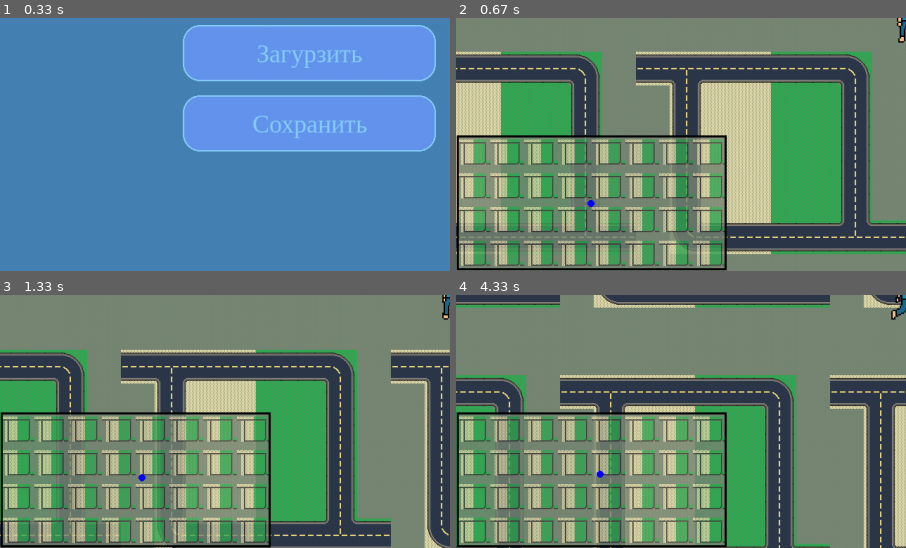
Above: before the commit, frames 1-4 (two rows, left to right).
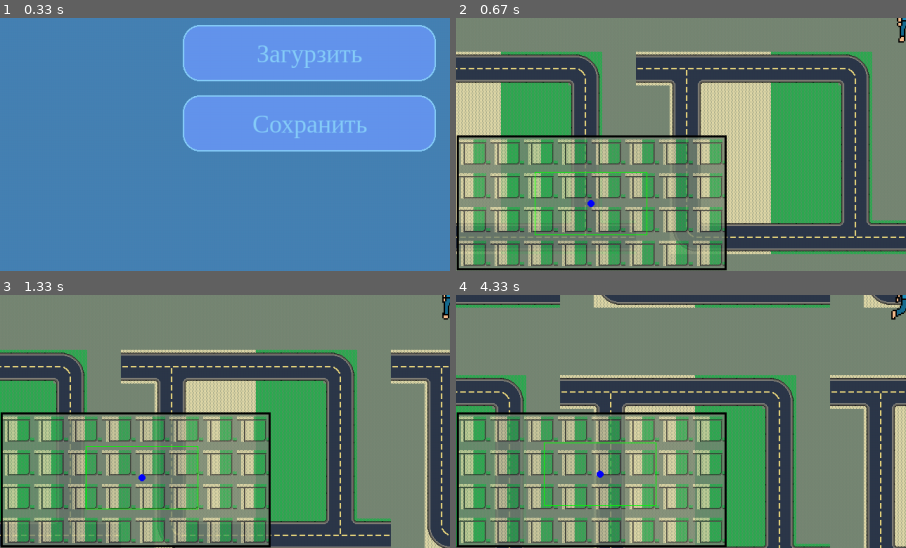
Above: after the commit, the same moments.

Repository: Sergey74ua/ChildrenTraining
Game: pygame game, started from Python/RATORI/RATORI.py
Same seed, same stepped clock (60 frames per second), same inputs: the game is played once before the commit and once after it.
Inputs (mouse positions are % of the whole screen's width and height, from its top left):
- Up to frame 1 (0.33 s): no input
- Up to frame 2 (0.67 s): press the mouse at (34, 29) at 0.37 s; move the mouse to (44, 54) at 0.47 s; release the mouse at (53, 79) at 0.6 s
- Up to frame 3 (1.33 s): hold Right 0.67-1.13 s; move the mouse to (42, 46) at 0.7 s; hold Up from 1.17 s (still down)
- Up to frame 4 (4.33 s): release Up at 1.47 s; hold Right 1.5-1.97 s; hold Left 2-2.53 s; hold Down 2.57-2.87 s; hold Left 2.9-3.3 s; hold Up 3.33-3.7 s; hold Right from 3.73 s (still down)
The pictures show only the part of the screen within x 0-50%, y 50-100%; the shares and areas given below are measured in that part.

Frame 1 is identical in both runs. In frame 2, 0.4% of the frame differs, in the area x 17-43%, y 60-86%; in frame 3, 0.5%, in the area x 18-45%, y 59-85%; in frame 4, 0.5%.

Commit message:
vision for minimap

Diff:
--- a/Python/RATORI/modules/Game.py
+++ b/Python/RATORI/modules/Game.py
@@ -57,7 +57,7 @@
         """
         self.ground.update(self.size, self.turn, self.speed)
         self.hero.update(self.turn, self.speed)
-        self.interface.update((self.ground.tile_x, self.ground.tile_y), self.size)
+        self.interface.update((self.ground.point_x, self.ground.point_y), self.size)
 
     def draw(self, g):
         """ Отрисовка игры """
--- a/Python/RATORI/modules/ground/Ground.py
+++ b/Python/RATORI/modules/ground/Ground.py
@@ -8,13 +8,13 @@
     def __init__(self, size):
         """ Карта """
         self.size = size
-        self.surface = pg.Surface(self.size)
+        self.surface = pg.Surface(self.size)  # КАЖЕТСЯ ЛИЧШНИЕ SURFACE
         self.rect = self.surface.get_rect()
         self.terrain = Terrain()
         self.rate = self.terrain.rate
         self.max_x = len(self.terrain.map[0]) * self.rate
         self.max_y = len(self.terrain.map) * self.rate
-        self.tile_x, self.tile_y = self.terrain.start_point
+        self.point_x, self.point_y = self.terrain.start_point
 
     def update(self, size, turn, speed):
         """ Обновление позиции на карте """
@@ -22,59 +22,65 @@
         # Перерасчитываем центр
         if self.size != size:
             self.size = size
+            self.surface = pg.Surface(self.size)
+            self.rect = self.surface.get_rect()
 
         # Прокрутка карты
         scroll = round(speed/(100/(6-1)))+1  # ДОРАБОТАТЬ
         if turn == 'right_down':
-            self.tile_x += scroll
-            self.tile_y += scroll
+            self.point_x += scroll
+            self.point_y += scroll
         elif turn == 'left_down':
-            self.tile_x -= scroll
-            self.tile_y += scroll
+            self.point_x -= scroll
+            self.point_y += scroll
         elif turn == 'left_up':
-            self.tile_x -= scroll
-            self.tile_y -= scroll
+            self.point_x -= scroll
+            self.point_y -= scroll
         elif turn == 'right_up':
-            self.tile_x += scroll
-            self.tile_y -= scroll
+            self.point_x += scroll
+            self.point_y -= scroll
         elif turn == 'right':
-            self.tile_x += scroll
+            self.point_x += scroll
         elif turn == 'down':
-            self.tile_y += scroll
+            self.point_y += scroll
         elif turn == 'left':
-            self.tile_x -= scroll
+            self.point_x -= scroll
         elif turn == 'up':
-            self.tile_y -= scroll
-        self.select()
+            self.point_y -= scroll
 
         # Ограничение краями карты
-        if self.tile_x < self.size[0] // 2 + scroll:
-            self.tile_x = self.size[0] // 2 + scroll
-        if self.tile_x >= self.max_x - self.size[0] // 2 - scroll - 1:
-            self.tile_x = self.max_x - self.size[0] // 2 - scroll - 1
-        if self.tile_y < self.size[1] // 2 + scroll:
-            self.tile_y = self.size[1] // 2 + scroll
-        if self.tile_y >= self.max_y - self.size[1] // 2 - scroll - 1:
-            self.tile_y = self.max_y - self.size[1] // 2 - scroll - 1
+        if self.point_x < self.size[0] // 2 + scroll:
+            self.point_x = self.size[0] // 2 + scroll
+        if self.point_x >= self.max_x - self.size[0] // 2 - scroll - 1:
+            self.point_x = self.max_x - self.size[0] // 2 - scroll - 1
+        if self.point_y < self.size[1] // 2 + scroll:
+            self.point_y = self.size[1] // 2 + scroll
+        if self.point_y >= self.max_y - self.size[1] // 2 - scroll - 1:
+            self.point_y = self.max_y - self.size[1] // 2 - scroll - 1
+
+        self.select()
 
     def draw(self, g):
         """ Отрисовка карты """
-        g.fill('Grey')  # Фон для выхода за предел карты
+        g.fill('Grey')
         g.blit(self.surface, self.rect)
 
-    def select(self):
+    def select(self):  # ОШИБКА за краями карты при расширении экрана
         """ Отрисовка фрейма """
-        x_left = self.tile_x - self.size[0] // 2
+        rate = self.rate
+
+        # Определяем границы окна
+        x_left = self.point_x - self.size[0] // 2
         x_right = x_left + self.size[0]
-        y_top = self.tile_y - self.size[1] // 2
+        y_top = self.point_y - self.size[1] // 2
         y_bottom = y_top + self.size[1]
 
         # Заполняем окно тайлами (желательно обрезать крайние тайлы)
-        for y in range(y_top//self.rate, y_bottom//self.rate+1):
-            for x in range(x_left//self.rate, x_right//self.rate+1):
-                key = self.terrain.map[y][x]  # ОШИБКА за краями карты при расширении экрана
+        for y in range(y_top//rate, y_bottom//rate + 1):
+            for x in range(x_left//rate, x_right//rate + 1):
+                key = self.terrain.map[y][x]
                 tile = self.terrain.tile_atlas[key]
-                self.surface.blit(tile, (x*self.rate-x_left, y*self.rate-y_top, self.rate, self.rate))
+                self.surface.blit(tile, (x * rate - x_left, y * rate - y_top, rate, rate))
                 """
                 # НОМЕРА ТАЙЛОВ (тормозят fps)
                 pg.font.init()
--- a/Python/RATORI/modules/ground/Terrain.py
+++ b/Python/RATORI/modules/ground/Terrain.py
@@ -20,10 +20,10 @@
         """ Заполняем набор тайлов """
         atlas = self._atlas_
         rate = self.rate
+        size = (rate, rate)
         for row in range(atlas.get_height() // rate):
             for col in range(atlas.get_width() // rate):
                 rect = (rate * col, rate * row)
-                size = (rate, rate)
                 image = atlas.subsurface(rect, size)
                 key = str(f'{row:0{2}}') + str(f'{col:0{2}}')
                 self.tile_atlas[key] = image
--- a/Python/RATORI/modules/interface/Minimap.py
+++ b/Python/RATORI/modules/interface/Minimap.py
@@ -15,6 +15,7 @@
         self.rect = self.calculation()
         self.surface = pg.Surface((self.rect.width, self.rect.height))
         self.hero = self.position(self.terrain.start_point)
+        self.visio = pg.Rect(self.visibility())
         self.filling()
 
     def update(self, hero, size):
@@ -29,11 +30,13 @@
 
         # Обновления позиции персонажа на миникарте
         self.hero = self.position(hero)
+        self.visio = self.visibility()
 
     def draw(self, g):
         """ Отрисовка """
         g.blit(self.surface, self.rect)
         pg.draw.circle(g, 'Blue', self.hero, 5)
+        pg.draw.rect(g, 'Green', self.visio, 1)
         pg.draw.rect(g, 'Black', self.rect, 3)
 
     def calculation(self):
@@ -53,6 +56,15 @@
         hero_y = self.size[1] - self.rect.height + hero[1] * self.rate // self.terrain.rate
         return hero_x, hero_y
 
+    def visibility(self):
+        """ Перерасчет зоны видимости на миникарте """
+        width = self.size[0] * self.rate // self.terrain.rate
+        height = self.size[1] * self.rate // self.terrain.rate
+        pos_x = self.hero[0] - width // 2
+        pos_y = self.hero[1] - height // 2
+        return pos_x, pos_y, width, height
+
+
     def filling(self):
         """ Заполнение миникарты """
         self.surface.set_alpha(207)
